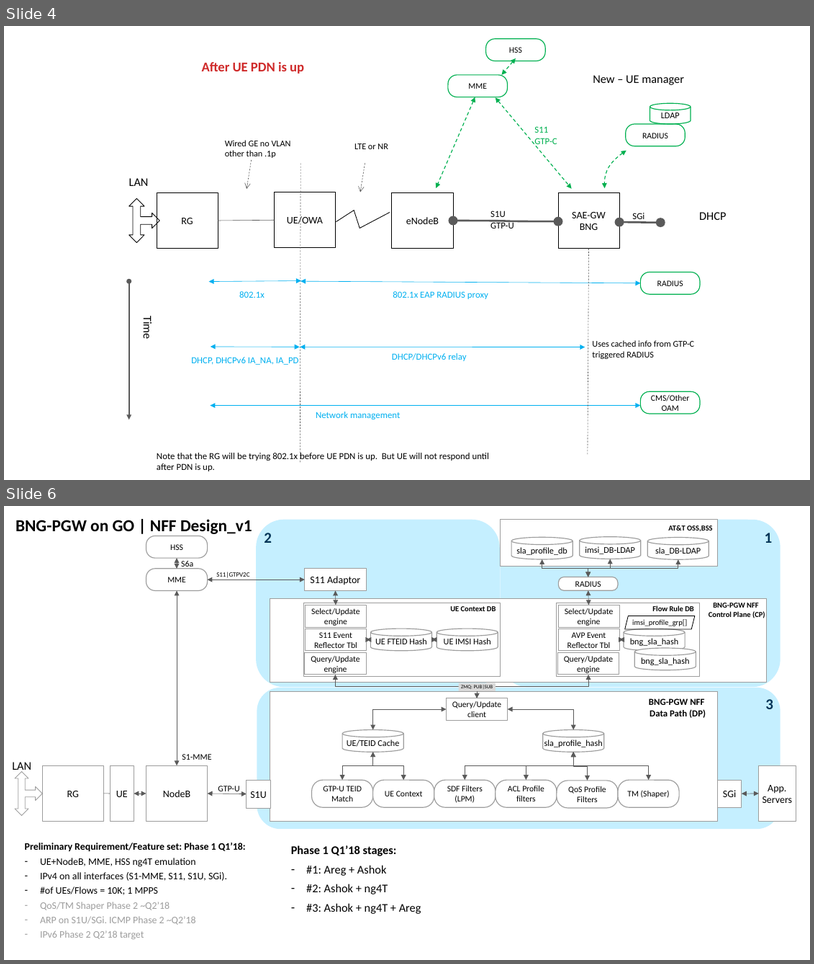
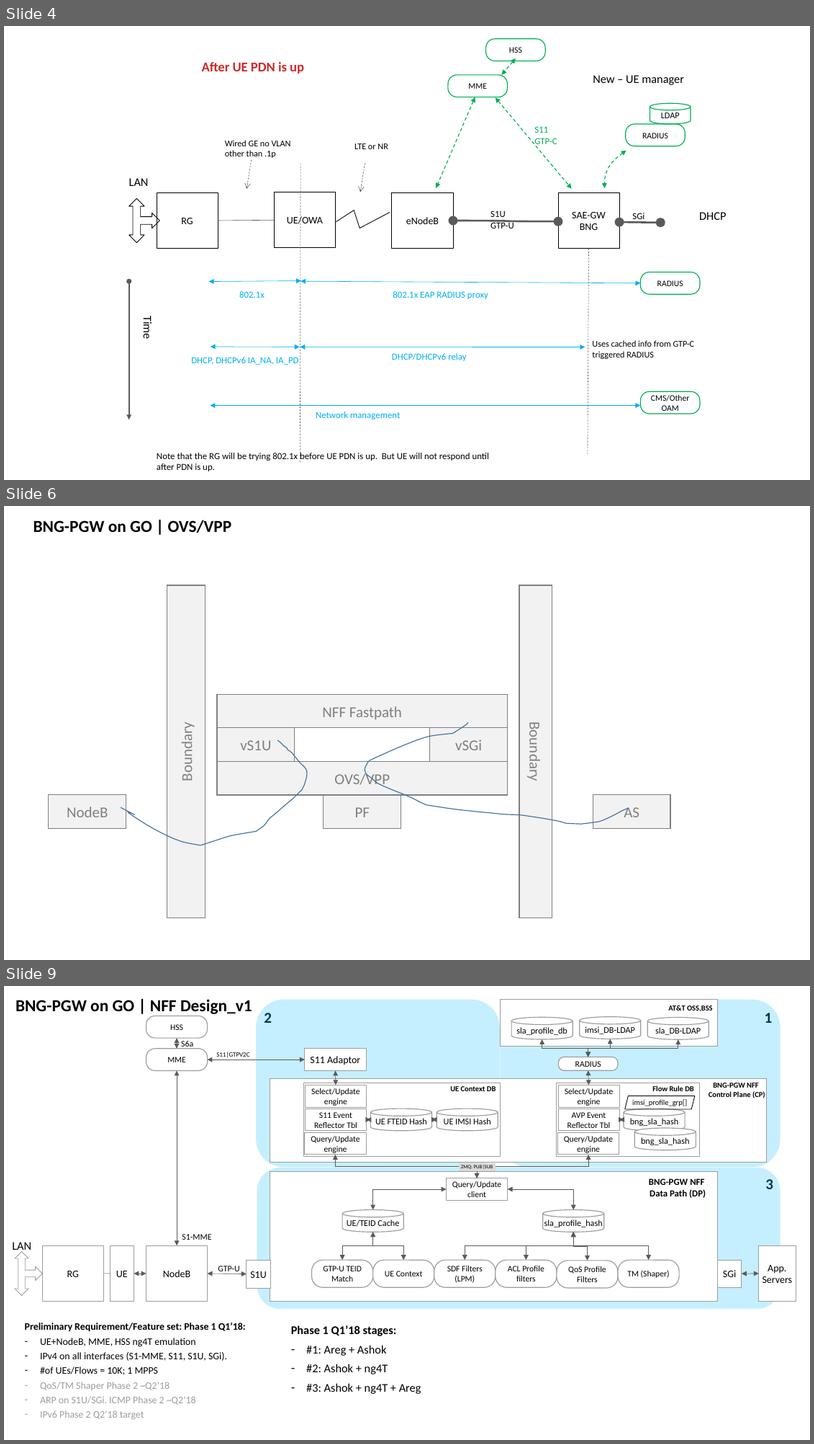
Before and after one commit to shuoranliu/nff-go, a slide deck: Fixed BNG PGW on GO over NFF.pptx. Shown one above the other, each under a label of ours: slides 4 and 6 before the commit, slides 4, 6 and 9 after it; the slides between them are not shown. The pictures are 814x964 and 814x1444 pixels, drawn with LibreOffice and Linux fonts; fonts in the diff are those of the drawing. Boxes give left, top, right and bottom in pixels: in the first picture for what was removed or moved away, otherwise in the second. Text is boxed around its words. In the diff, an @@ line names an element or a change of style, - is before the commit and + after.

```diff
--- a/Fixed BNG PGW on GO over NFF.pptx
+++ b/Fixed BNG PGW on GO over NFF.pptx
@@ slide 6 added at (4, 506, 810, 960), background #FFFFFF @@
@@ text added at (34, 520, 232, 533), 20 pt, text #000000, bold @@
+BNG-PGW on GO | OVS/VPP
@@ rectangle added at (167, 585, 205, 917), fill #F2F2F2, outline #808080 1 pt, 18 pt, text #808080 @@
+Boundary
@@ rectangle added at (520, 585, 553, 917), fill #F2F2F2, outline #808080 1 pt, 18 pt, text #808080 @@
+Boundary
@@ rectangle added at (217, 695, 507, 728), fill #F2F2F2, outline #808080 1 pt, 18 pt, text #808080 @@
+NFF Fastpath
@@ freeform shape added at (121, 740, 307, 845), outline #43739E 1 pt @@
@@ rectangle added at (217, 728, 294, 762), fill #F2F2F2, outline #808080 1 pt, 18 pt, text #808080 @@
+vS1U
@@ freeform shape added at (365, 723, 629, 824), outline #43739E 1 pt @@
@@ rectangle added at (430, 728, 508, 762), fill #F2F2F2, outline #808080 1 pt, 18 pt, text #808080 @@
+vSGi
@@ rectangle added at (217, 762, 507, 795), fill #F2F2F2, outline #808080 1 pt, 18 pt, text #808080 @@
+OVS/VPP
@@ rectangle added at (49, 795, 126, 829), fill #F2F2F2, outline #808080 1 pt, 18 pt, text #808080 @@
+NodeB
@@ rectangle added at (324, 795, 401, 829), fill #F2F2F2, outline #808080 1 pt, 18 pt, text #808080 @@
+PF
@@ rectangle added at (593, 795, 671, 829), fill #F2F2F2, outline #808080 1 pt, 18 pt, text #808080 @@
+AS
@@ what was slide 6 is now slide 9 @@
```
Also in this commit, not shown: 1 slide changed, 2 other slides added.
